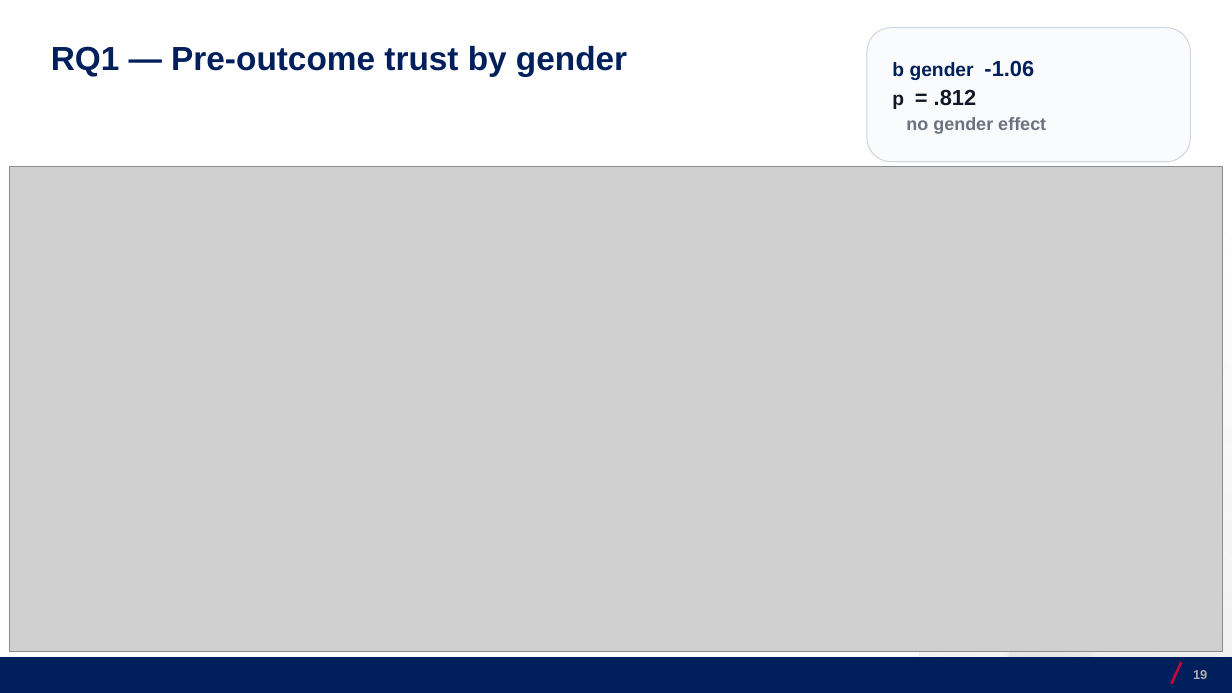
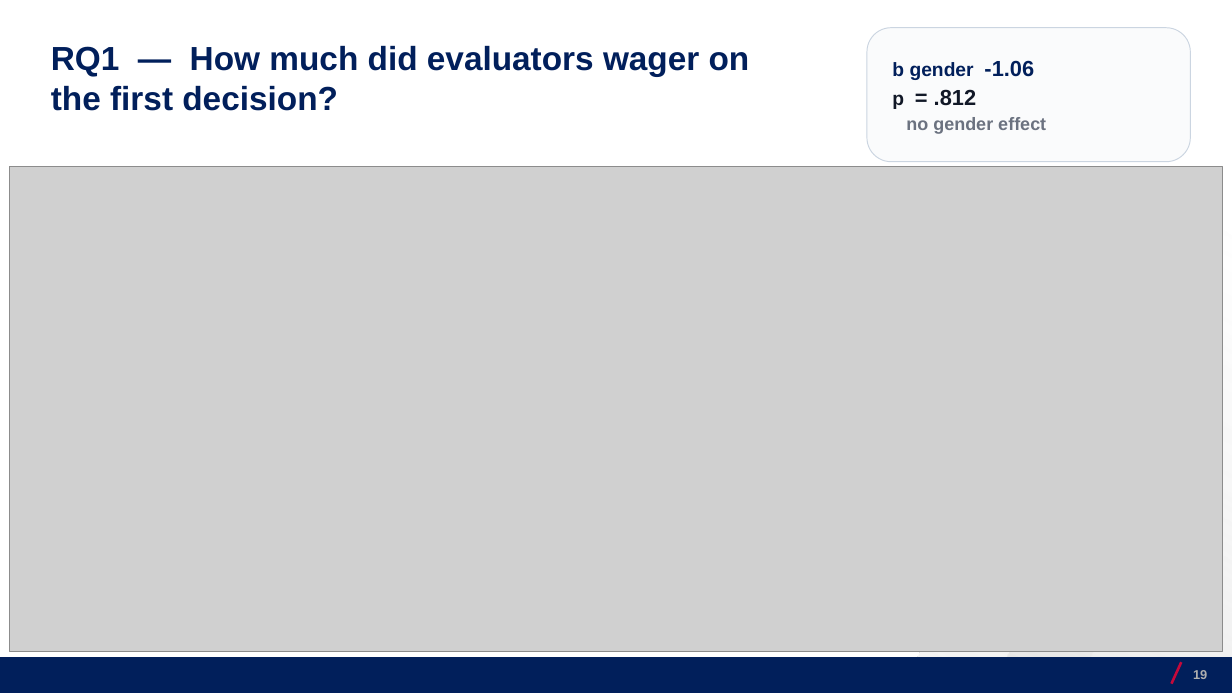
Before and after one commit to josecerv/sponsorship-network, a slide deck: slide 19 of docs/UChicago-0410.pptx. Drawn at 1232x693 pixels with LibreOffice and Linux fonts; fonts in the diff are those of the drawing; grey boxes stand for pictures; background and template pictures are left out. Boxes give left, top, right and bottom in pixels: in the first picture for what was removed or moved away, otherwise in the second. Text is boxed around its words. In the diff, an @@ line names an element or a change of style, - is before the commit and + after.

```diff
--- a/docs/UChicago-0410.pptx
+++ b/docs/UChicago-0410.pptx
@@ text at (x1=51, y1=45, x2=750, y2=111): text changed @@
-RQ1 — Pre-outcome trust by gender
+RQ1 — How much did evaluators wager on the first decision?
```
Also in this commit, not shown: 5 other slides changed, 1 other file.
